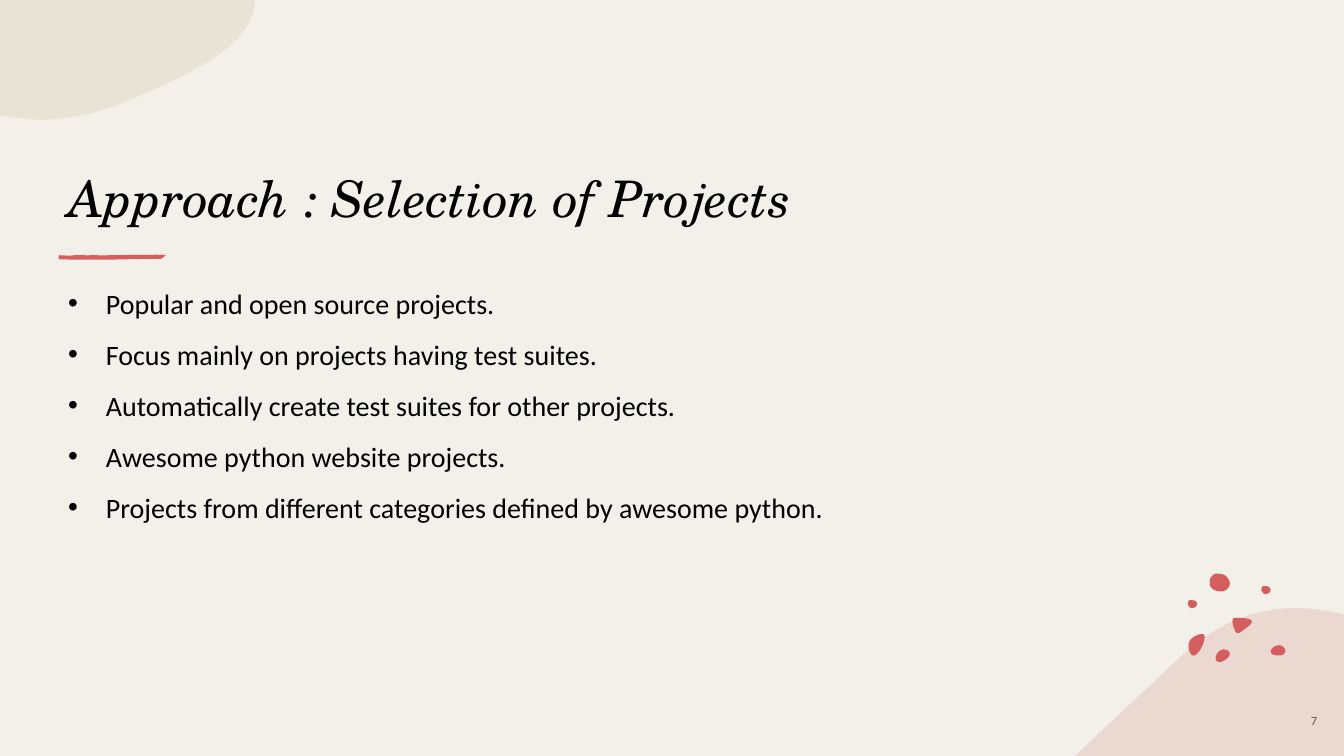
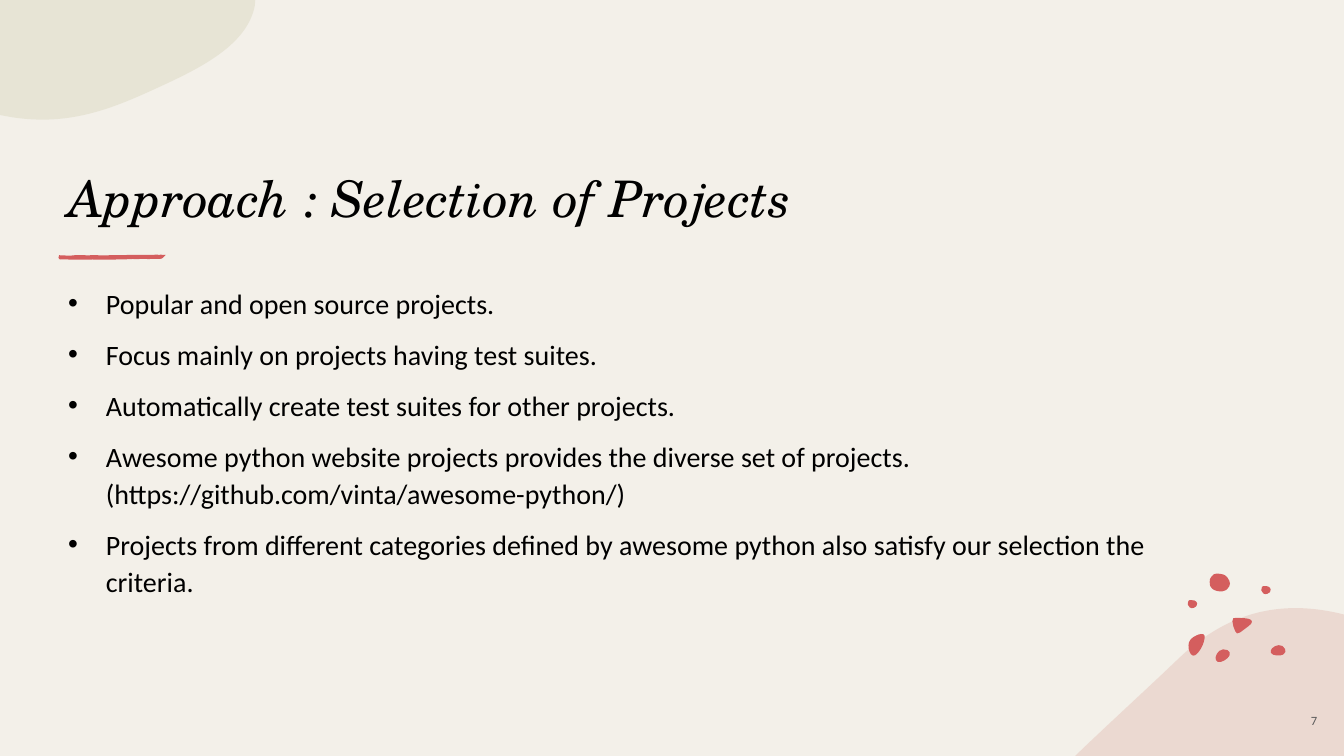
Before and after one commit to piyush-bajaj/DynamicPythonBenchmark, a slide deck: slide 7 of Kick-Off Presentation.pptx. Drawn at 1344x756 pixels with LibreOffice and Linux fonts; fonts in the diff are those of the drawing. Boxes give left, top, right and bottom in pixels: in the first picture for what was removed or moved away, otherwise in the second. Text is boxed around its words. In the diff, an @@ line names an element or a change of style, - is before the commit and + after.

```diff
--- a/Kick-Off Presentation.pptx
+++ b/Kick-Off Presentation.pptx
@@ text at (x1=106, y1=447, x2=1144, y2=593): text changed @@
-• Awesome python website projects.
-• Projects from different categories defined by awesome python.
+• Awesome python website projects provides the diverse set of projects. (https://github.com/vinta/awesome-python/)
+• Projects from different categories defined by awesome python also satisfy our selection the criteria.
```
Also in this commit, not shown: 6 other slides changed, 2 slides removed.
